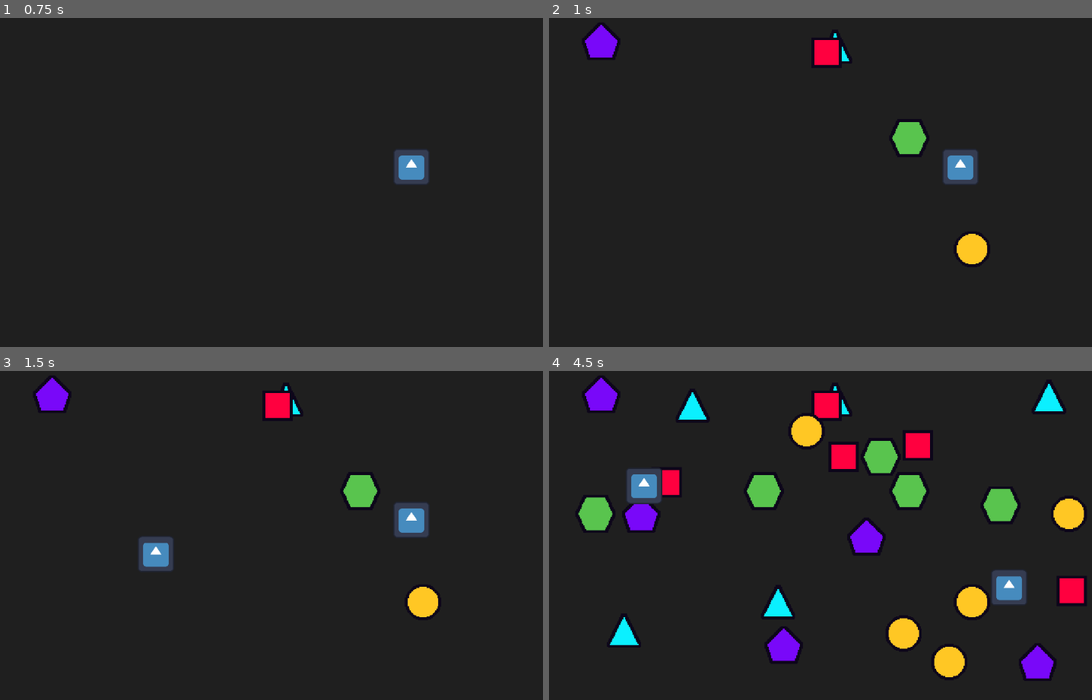
Above: before the commit, frames 1-4 (two rows, left to right).
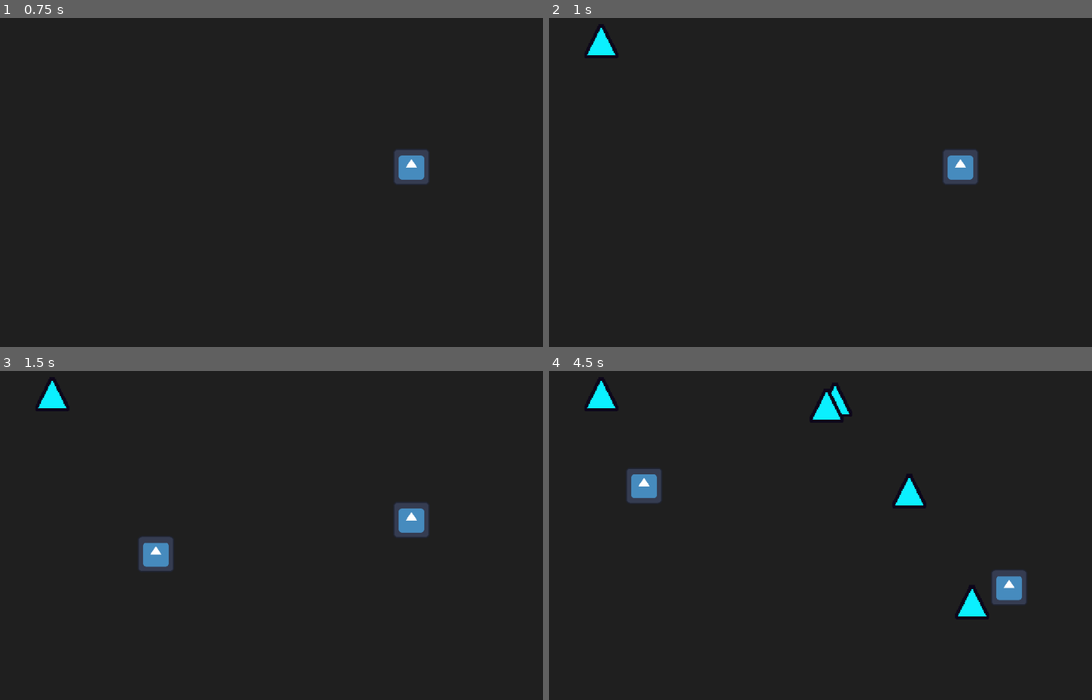
Above: after the commit, the same moments.

Repository: SpicyTime/BlastForge
Game: Godot game, scene res://main/main.tscn
The game is run twice, just before and just after one commit, with the same random seed, the same clock (stepped at 60 frames per second) and the same inputs. The engine's default icon, where the game draws it, is replaced by a stand-in: a white triangle on a blue panel in a dark square.
Inputs (mouse positions are in pixels of both pictures, inside the frame that each line leads up to):
- Up to frame 1 (0.75 s): tap Enter at 0.5 s; move the mouse to (412, 166) at 0.52 s; click (412, 166) at 0.6 s
- Up to frame 2 (1 s): no input
- Up to frame 3 (1.5 s): tap Space at 1.25 s; move the mouse to (157, 555) at 1.27 s; click (157, 555) at 1.35 s
- Up to frame 4 (4.5 s): move the mouse to (885, 459) at 2.02 s; click (885, 459) at 2.1 s; move the mouse to (798, 604) at 2.77 s; click (798, 604) at 2.85 s; move the mouse to (1010, 588) at 3.52 s; click (1010, 588) at 3.6 s; move the mouse to (646, 486) at 4.27 s; click (646, 486) at 4.35 s

Frame 1 is identical in both runs. In frame 2, 2.4% of the frame differs, in the area x 6-82%, y 1-76%; in frame 3, 2.4%; in frame 4, 13%, in the area x 4-100%, y 1-94%.

Commit message:
Breakables can now be destroyed

Diff:
--- a/breakables/breakable.gd
+++ b/breakables/breakable.gd
@@ -12,4 +12,10 @@
 	var health_amount = shape_component.get_shape_health()
 	health.set_health(health_amount)
 	health.set_max_health(health_amount)
-	print(health_amount)
+	SignalManager.health_depleted.connect(_on_health_depleted)
+
+
+func _on_health_depleted(health_node: Health) -> void:
+	print("Depleted")
+	if health_node in get_children():
+		queue_free()
--- a/breakables/breakable.tscn
+++ b/breakables/breakable.tscn
@@ -1,26 +1,20 @@
-[gd_scene load_steps=6 format=3 uid="uid://btmk54xyeo44e"]
+[gd_scene load_steps=5 format=3 uid="uid://btmk54xyeo44e"]
 
 [ext_resource type="Script" uid="uid://d3iknp440glsy" path="res://breakables/breakable.gd" id="1_srh6f"]
-[ext_resource type="Script" uid="uid://btxrrs02owvs1" path="res://health_system/hurtbox.gd" id="2_srh6f"]
 [ext_resource type="Texture2D" uid="uid://dgqwej8vqbje8" path="res://breakables/sprites/triangle_sprite.png" id="2_x566u"]
-[ext_resource type="Shape2D" uid="uid://82yjdnrv6lqq" path="res://breakables/collision_shapes/triangle_collision_shape.tres" id="4_813x3"]
+[ext_resource type="PackedScene" uid="uid://bcjrft2uixwu1" path="res://health_system/hurtbox.tscn" id="3_srh6f"]
 [ext_resource type="Script" uid="uid://dyakc7t63f14m" path="res://health_system/health.gd" id="5_x566u"]
 
 [node name="Breakable" type="Node2D"]
-light_mask = 3
-visibility_layer = 3
 script = ExtResource("1_srh6f")
 
 [node name="BreakableSprite" type="Sprite2D" parent="."]
 texture = ExtResource("2_x566u")
 
-[node name="Hurtbox" type="Area2D" parent="." node_paths=PackedStringArray("health_node")]
-script = ExtResource("2_srh6f")
+[node name="Hurtbox" parent="." node_paths=PackedStringArray("health_node") instance=ExtResource("3_srh6f")]
 health_node = NodePath("../Health")
-metadata/_custom_type_script = "uid://btxrrs02owvs1"
 
 [node name="HurtboxCollider" type="CollisionShape2D" parent="Hurtbox"]
-shape = ExtResource("4_813x3")
 
 [node name="Health" type="Node" parent="."]
 script = ExtResource("5_x566u")
--- a/explosives/explosive.gd
+++ b/explosives/explosive.gd
@@ -18,7 +18,6 @@
 	# TO DO: Handle all explosion effects, particles, sounds, etc...
 	hitbox_collider.disabled = false
 	# A short delay to allow for collision detection with the other areas
-	for i in range(3):
-		await get_tree().process_frame
+	await get_tree().process_frame
 
 	queue_free()
--- a/explosives/explosive.tscn
+++ b/explosives/explosive.tscn
@@ -21,6 +21,7 @@
 z_index = 1
 
 [node name="ExplosionArea" parent="." instance=ExtResource("4_5rd10")]
+damage = 1
 
 [node name="HitboxCollider" type="CollisionShape2D" parent="ExplosionArea"]
 shape = SubResource("CircleShape2D_00hdp")
--- a/game/breakable_spawner.gd
+++ b/game/breakable_spawner.gd
@@ -7,11 +7,7 @@
 	if time_passed >= 0.9:
 		time_passed = 0.0
 		var breakable_position: Vector2 = choose_random_pos(-275, 275, -150, 150)
-		spawn_breakable(breakable_position, "pentagon")
-		spawn_breakable(choose_random_pos(-275, 275, -150, 150), "triangle")
-		spawn_breakable(choose_random_pos(-275, 275, -150, 150), "square")
-		spawn_breakable(choose_random_pos(-275, 275, -150, 150), "circle")
-		spawn_breakable(choose_random_pos(-275, 275, -150, 150), "hexagon")
+		spawn_breakable(breakable_position, "triangle")
 
 
 func spawn_breakable(spawn_position: Vector2, shape_name: String) -> Breakable:
--- a/health_system/health.gd
+++ b/health_system/health.gd
@@ -7,8 +7,10 @@
 	health = clampi(value, 0, 10000)
 
 	SignalManager.health_changed.emit(abs(health - value))
+	print(health)
 	if health == 0:
-		SignalManager.health_depleted.emit()
+		print("Depleted")
+		SignalManager.health_depleted.emit(self)
 
 
 func set_max_health(value: int) -> void:
--- a/health_system/hurtbox.gd
+++ b/health_system/hurtbox.gd
@@ -5,5 +5,5 @@
 func _on_area_entered(area: Area2D) -> void:
 	if area is Hitbox:
 		var hitbox: Hitbox = area as Hitbox
-		health_node.set_health(hitbox.damage)
+		health_node.set_health(health_node.health - hitbox.damage)
 		SignalManager.damage_taken.emit(hitbox.damage)
